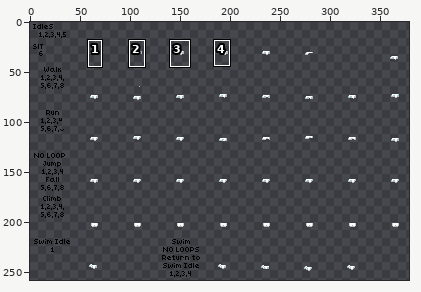
One commit to this pixel-art file: Art+Assets/Diapers.aseprite. Above, an overview of the earlier version with the close-up marked.
Close-up. Before the commit:
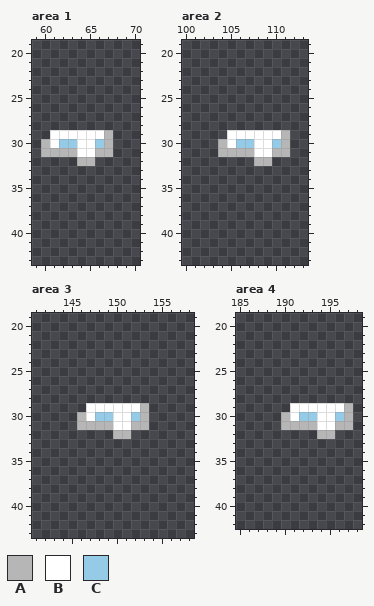
387x258 pixels, 1 frame. Colours within 5 levels of each other are drawn and written as one. Shown: area 1: x 59..70, y 19..43; area 2: x 100..113, y 19..43; area 3: x 141..158, y 19..43; area 4: x 185..198, y 19..42. The wide view leaves out empty margins. The commit also changed other parts of the picture, which this record leaves out.
Palette (. is transparent): A #b6b6b6  B #ffffff  C #96cbe7
Pixels before, area 1, first column x 60:
29 .BBBBBBA
30 ABCCBBCA
31 AAAABBAA
32 ....AA..
Pixels before, area 2, first column x 104:
29 .BBBBBBA
30 ABCCBBCA
31 AAAABBAA
32 ....AA..
Pixels before, area 3, first column x 146:
29 .BBBBBBA
30 ABCCBBCA
31 AAAABBAA
32 ....AA..
Pixels before, area 4, first column x 190:
29 .BBBBBBA
30 ABCCBBCA
31 AAAABBAA
32 ....AA..
And afterwards:
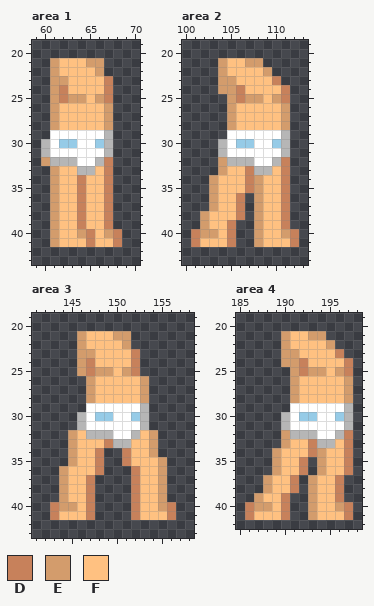
Colours new in this view: D #c7815b  E #d39c6c  F #ffc181
Change:
layer "MaleBody" now shown
layer "HighCutSlimPadding" now hidden
layer "Longer Cut Padding" added
Area 1, layers "Longer Cut Padding", "MaleBody":
y 21: x 61..66 ...... -> EFFFEE
y 22: x 61..66 ...... -> EFFFFE
y 23: x 61..67 ....... -> EEFFFFD
y 24: x 61..67 ....... -> EDFFFFD
y 25: x 61..67 ....... -> EDEEFED
y 26..28: x 61..67 ....... -> EFFFFFE
y 31: x 61..63 AAA -> BBB; x 66 A -> B
y 32: x 60..67 ....AA.. -> EAAABBAD
y 33: x 61..67 ....... -> EFFAAFD
y 34..39: x 61..67 ....... -> EFFDFFD
y 40: x 61..68 ........ -> EFFEDFED
y 41: x 61..68 ........ -> EFFFDFFD
Area 2, layers "Longer Cut Padding", "MaleBody":
y 21: x 104..108 ..... -> EFFEE
y 22: x 104..109 ...... -> EFFFFE
y 23: x 104..110 ....... -> EEFFFFD
y 24: x 104..111 ........ -> EEDFFFFD
y 25: x 105..111 ....... -> EDEEFED
y 26..28: x 105..111 ....... -> EFFFFFE
y 31: x 105..107 AAA -> BBB; x 110 A -> B
y 32: x 104..111 ....AA.. -> EAAABBAD
y 33: x 104..111 ........ -> EFFDAAFD
y 34..35: x 103..111 ......... -> EFFFDEFFD
y 36..37: x 103..106 .... -> EFFD; x 108..111 .... -> EFFD
y 38: x 102..106 ..... -> EFFFD; x 108..111 .... -> EFFD
y 39: x 102..105 .... -> EFFD; x 108..111 .... -> EFFD
y 40: x 101..105 ..... -> DEEFD; x 108..112 ..... -> EFFED
y 41: x 101..105 ..... -> DFFFD; x 108..112 ..... -> EFFFD
Area 3, layers "Longer Cut Padding", "MaleBody":
y 21: x 146..151 ...... -> EFFFEE
y 22: x 146..151 ...... -> EFFFFE
y 23: x 146..152 ....... -> EEFFFFD
y 24: x 146..152 ....... -> EDFFFFD
y 25: x 146..152 ....... -> EDEEFED
y 26..28: x 147..153 ....... -> EFFFFFE
y 31: x 147..149 AAA -> BBB; x 152 A -> B
y 32: x 145..154 .....AA... -> EFAAABBAFE
y 33: x 145..154 .......... -> EFFFDAAFFE
y 34: x 145..148 .... -> EFFD; x 151..154 .... -> DFFE
y 35: x 145..148 .... -> EFFD; x 151..155 ..... -> DFFFE
y 36: x 144..148 ..... -> EFFFD; x 152..155 .... -> DFFE
y 37..39: x 144..147 .... -> EFFD; x 152..155 .... -> DFFE
y 40: x 143..147 ..... -> DEEFD; x 152..156 ..... -> DFFED
y 41: x 143..147 ..... -> DFFFD; x 152..156 ..... -> DFFFD
Area 4, layers "Longer Cut Padding", "MaleBody":
y 21: x 190..194 ..... -> EFFEE
y 22: x 190..195 ...... -> EFFFFE
y 23: x 190..196 ....... -> EEFFFFD
y 24: x 190..197 ........ -> EEDFFFFD
y 25: x 191..197 ....... -> EDEEFED
y 26..28: x 191..197 ....... -> EFFFFFE
y 31: x 191..193 AAA -> BBB; x 196 A -> B
y 32: x 190..197 ....AA.. -> EAAABBAD
y 33: x 190..197 ........ -> EFFDAAFD
y 34: x 189..197 ......... -> EFFFDEFFD
y 35..36: x 189..192 .... -> EFFD; x 194..197 .... -> EFFD
y 37..38: x 188..191 .... -> EFFD; x 193..196 .... -> EFFD
y 39: x 187..190 .... -> EFFD; x 193..196 .... -> EFFD
y 40: x 186..190 ..... -> DEEFD; x 193..197 ..... -> EFFED
y 41: x 186..190 ..... -> DFFFD; x 193..197 ..... -> EFFFD
Changed places in both close-ups, as pixel boxes (x1, y1, x2, y2):
changed: (41, 58, 122, 247)
changed: (191, 58, 299, 247)
changed: (50, 331, 176, 520)
changed: (245, 331, 353, 520)
